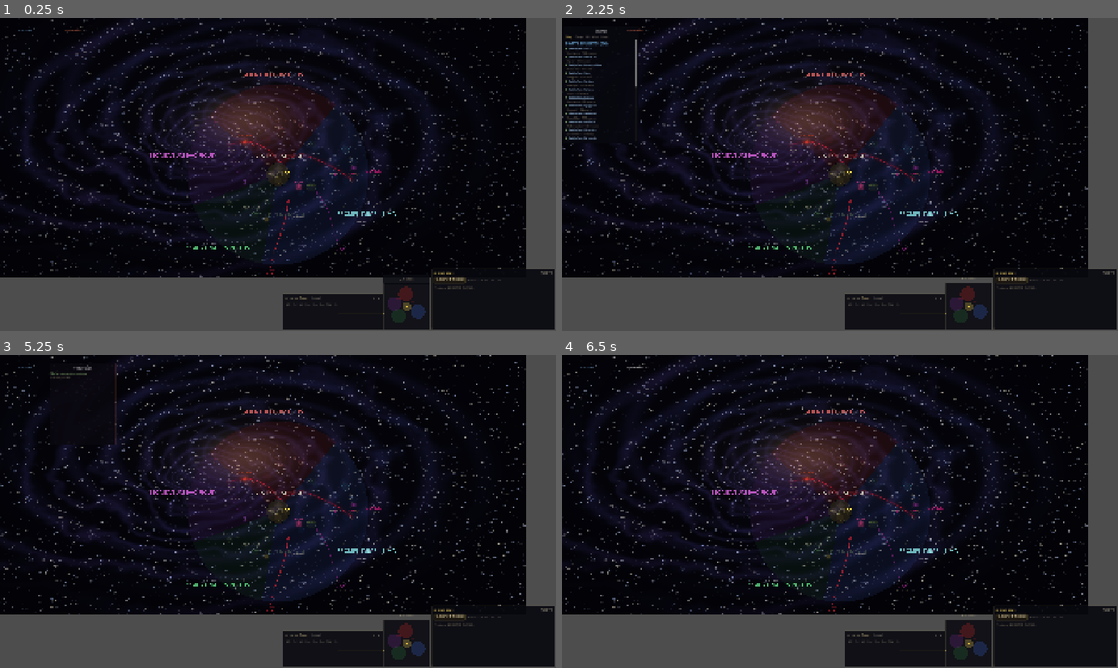
Above: before the commit, frames 1-4 (two rows, left to right).
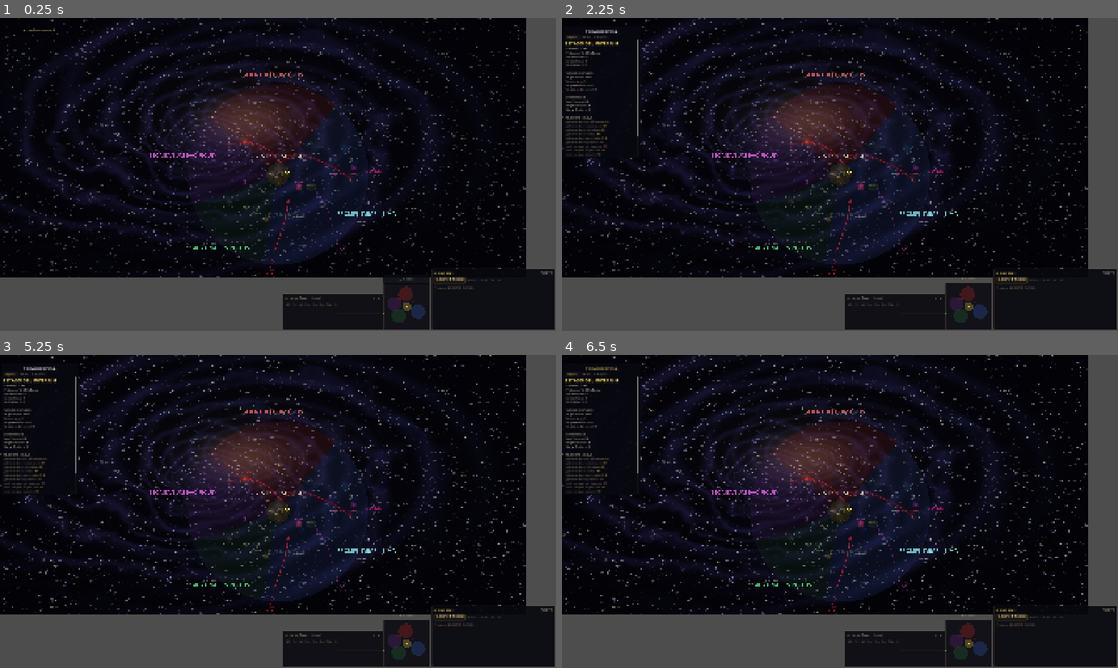
Above: after the commit, the same moments.

Repository: TomiParis/Warhammer-tomi
Game: Godot game, scene res://scenes/galaxy_map.tscn
Same seed, same stepped clock (60 frames per second), same inputs: the game is played once before the commit and once after it.
Inputs (mouse positions are in pixels of both pictures, inside the frame that each line leads up to):
- Up to frame 1 (0.25 s): no input
- Up to frame 2 (2.25 s): click "► FILTROS" at 0.5 s; click "▼ FILTROS" at 1.25 s; click (589, 30) at 2 s, where only the run before the commit has a clickable "► FLOTAS"
- Up to frame 3 (5.25 s): click (38, 367) at 2.75 s, where only the run before the commit has a clickable "▼ FLOTAS"; click (38, 367) at 3.5 s, where only the run after the commit has a clickable "► COMANDO IMPERIAL"; click (38, 367) at 4.25 s, where only the run after the commit has a clickable "▼ COMANDO IMPERIAL"; click (72, 367) at 5 s, where only the run before the commit has a clickable "► CAMPAÑAS"
- Up to frame 4 (6.5 s): click (645, 367) at 5.75 s, where only the run before the commit has a clickable "▼ CAMPAÑAS"

The runs differ from the first frame. In frame 1, less than 0.1% of the frame differs, in the area x 3-15%, y 3-5%; in frame 2, 1.0%; in frame 3, 1.3%, in the area x 0-21%, y 2-45%; in frame 4, 1.1%.

Commit message:
Panel de Comando Imperial unificado con pestañas tipo navegador
Nuevo CommandPanel reemplaza fleet_list_panel y campaign_list_panel:
- Pestañas: [Imperio] [Flotas] [Campañas]
- Imperio: planetas, población, amenazas, regimientos, capítulos,
  gobernanza, relaciones entre facciones
- Flotas: Battlefleets, transporte, en tránsito, enemigas, navegantes
- Campañas: lista de campañas activas con frente visual, moral,
  suministros, click → navega al planeta + abre detalle

Badge "► COMANDO IMPERIAL [N⚔]" muestra campañas activas
Pestañas con borde inferior coloreado (dorado/azul/rojo)
Se refresca automáticamente cada turno
Paneles viejos ocultados (no eliminados, por si se necesitan)

Co-Authored-By: Claude Opus 4.6 (1M context) <noreply@anthropic.com>

Diff:
--- a/scenes/galaxy_map.tscn
+++ b/scenes/galaxy_map.tscn
@@ -16,6 +16,7 @@
 [ext_resource type="Script" uid="uid://bqrswuapey76q" path="res://scripts/ui/fleet_list_panel.gd" id="14"]
 [ext_resource type="Script" path="res://scripts/ui/campaign_panel.gd" id="15"]
 [ext_resource type="Script" path="res://scripts/ui/campaign_list_panel.gd" id="16"]
+[ext_resource type="Script" path="res://scripts/ui/command_panel.gd" id="17"]
 
 [sub_resource type="ShaderMaterial" id="ShaderMaterial_star"]
 shader = ExtResource("3")
@@ -150,6 +151,7 @@
 script = ExtResource("12")
 
 [node name="FleetListPanel" type="PanelContainer" parent="UILayer" unique_id=1713968794]
+visible = false
 offset_left = 5.0
 offset_top = 30.0
 offset_right = 170.0
@@ -169,8 +171,16 @@
 script = ExtResource("15")
 
 [node name="CampaignListPanel" type="PanelContainer" parent="UILayer"]
+visible = false
 offset_left = 170.0
 offset_top = 30.0
 offset_right = 335.0
 offset_bottom = 55.0
 script = ExtResource("16")
+
+[node name="CommandPanel" type="PanelContainer" parent="UILayer"]
+offset_left = 5.0
+offset_top = 30.0
+offset_right = 270.0
+offset_bottom = 55.0
+script = ExtResource("17")
--- /dev/null
+++ b/scripts/ui/command_panel.gd
@@ -0,0 +1,374 @@
+## command_panel.gd - Panel principal con pestañas tipo navegador
+## Pestañas: Imperio | Flotas | Campañas (expandible con nuevas funciones)
+## Reemplaza fleet_list_panel y campaign_list_panel separados
+extends PanelContainer
+
+var _content: RichTextLabel = null
+var _tabs_container: HBoxContainer = null
+var _scroll_container: ScrollContainer = null
+var _toggle_btn: Button = null
+var _minimized: bool = true
+var _active_tab: String = "imperio"
+
+# Referencia al panel de detalle que se abre al hacer click
+# (campaign_panel, chapter_panel, etc.)
+
+func _ready() -> void:
+	mouse_filter = Control.MOUSE_FILTER_STOP
+
+	# Posición: izquierda, debajo del breadcrumb
+	anchor_left = 0.0
+	anchor_top = 0.0
+	offset_left = 5.0
+	offset_top = 30.0
+	custom_minimum_size = Vector2(260, 0)
+
+	_update_style()
+
+	var main_vbox: VBoxContainer = VBoxContainer.new()
+	main_vbox.add_theme_constant_override("separation", 0)
+	add_child(main_vbox)
+
+	# Botón minimizar
+	_toggle_btn = Button.new()
+	_toggle_btn.text = "► COMANDO IMPERIAL"
+	_toggle_btn.flat = true
+	_toggle_btn.add_theme_color_override("font_color", Color(0.75, 0.65, 0.35))
+	_toggle_btn.add_theme_font_size_override("font_size", 10)
+	_toggle_btn.pressed.connect(_on_toggle)
+	main_vbox.add_child(_toggle_btn)
+
+	# Pestañas
+	_tabs_container = HBoxContainer.new()
+	_tabs_container.visible = false
+	_tabs_container.add_theme_constant_override("separation", 0)
+	main_vbox.add_child(_tabs_container)
+
+	var tabs: Array = [
+		["imperio", "Imperio", Color(0.75, 0.65, 0.3)],
+		["flotas", "Flotas", Color(0.4, 0.55, 0.7)],
+		["campanas", "Campañas", Color(0.7, 0.35, 0.25)],
+	]
+	for tab: Array in tabs:
+		var btn: Button = Button.new()
+		btn.text = str(tab[1])
+		btn.add_theme_font_size_override("font_size", 9)
+		btn.add_theme_color_override("font_color", Color(0.45, 0.42, 0.38))
+		var tab_style: StyleBoxFlat = StyleBoxFlat.new()
+		tab_style.bg_color = Color(0.06, 0.05, 0.08, 0.6)
+		tab_style.content_margin_left = 8.0
+		tab_style.content_margin_right = 8.0
+		tab_style.content_margin_top = 3.0
+		tab_style.content_margin_bottom = 3.0
+		btn.add_theme_stylebox_override("normal", tab_style)
+		var captured: String = str(tab[0])
+		btn.pressed.connect(func() -> void: _switch_tab(captured))
+		_tabs_container.add_child(btn)
+
+	# Contenido scrolleable
+	_scroll_container = ScrollContainer.new()
+	_scroll_container.visible = false
+	_scroll_container.custom_minimum_size = Vector2(250, 400)
+	main_vbox.add_child(_scroll_container)
+
+	_content = RichTextLabel.new()
+	_content.bbcode_enabled = true
+	_content.fit_content = true
+	_content.scroll_active = false
+	_content.size_flags_horizontal = Control.SIZE_EXPAND_FILL
+	_content.add_theme_color_override("default_color", Color(0.6, 0.58, 0.5))
+	_content.add_theme_font_size_override("normal_font_size", 10)
+	_content.meta_clicked.connect(_on_click)
+	_scroll_container.add_child(_content)
+
+	call_deferred("_connect_signals")
+
+func _connect_signals() -> void:
+	var ts: Node = get_node_or_null("/root/TurnSystem")
+	if ts and ts.has_signal("turno_completado"):
+		ts.turno_completado.connect(func(_r: Dictionary) -> void:
+			_update_badge()
+			if not _minimized:
+				_refresh()
+		)
+
+func _on_toggle() -> void:
+	_minimized = not _minimized
+	_scroll_container.visible = not _minimized
+	_tabs_container.visible = not _minimized
+	_toggle_btn.text = "▼ COMANDO IMPERIAL" if not _minimized else "► COMANDO IMPERIAL"
+	_update_style()
+	if not _minimized:
+		_refresh()
+
+func _switch_tab(tab: String) -> void:
+	_active_tab = tab
+	_update_tab_colors()
+	_refresh()
+
+func _update_badge() -> void:
+	if not _minimized:
+		return
+	var gd: Node = get_node_or_null("/root/GameData")
+	if gd == null:
+		return
+	var camp_count: int = 0
+	for camp: Dictionary in gd.campaigns:
+		if not bool(camp.get("terminada", false)):
+			camp_count += 1
+	if camp_count > 0:
+		_toggle_btn.text = "► COMANDO IMPERIAL [%d⚔]" % camp_count
+	else:
+		_toggle_btn.text = "► COMANDO IMPERIAL"
+
+func _update_tab_colors() -> void:
+	var tab_keys: Array = ["imperio", "flotas", "campanas"]
+	var tab_colors: Array = [Color(0.75, 0.65, 0.3), Color(0.4, 0.55, 0.7), Color(0.7, 0.35, 0.25)]
+	for i: int in _tabs_container.get_child_count():
+		var btn: Button = _tabs_container.get_child(i) as Button
+		if btn and i < tab_keys.size():
+			var is_active: bool = tab_keys[i] == _active_tab
+			var col: Color = tab_colors[i] if is_active else Color(0.45, 0.42, 0.38)
+			btn.add_theme_color_override("font_color", col)
+			var s: StyleBoxFlat = StyleBoxFlat.new()
+			s.bg_color = Color(0.08, 0.07, 0.10, 0.8) if is_active else Color(0.06, 0.05, 0.08, 0.5)
+			s.content_margin_left = 8.0
+			s.content_margin_right = 8.0
+			s.content_margin_top = 3.0
+			s.content_margin_bottom = 3.0
+			if is_active:
+				s.border_color = col
+				s.border_color.a = 0.4
+				s.border_width_bottom = 2
+			btn.add_theme_stylebox_override("normal", s)
+
+func _update_style() -> void:
+	var style: StyleBoxFlat = StyleBoxFlat.new()
+	if _minimized:
+		style.bg_color = Color(0.0, 0.0, 0.0, 0.0)
+		style.set_content_margin_all(2)
+	else:
+		style.bg_color = Color(0.03, 0.03, 0.06, 0.92)
+		style.border_color = Color(0.5, 0.45, 0.25, 0.2)
+		style.border_width_right = 1
+		style.set_content_margin_all(5)
+	style.set_corner_radius_all(0)
+	add_theme_stylebox_override("panel", style)
+
+# =============================================================================
+# REFRESH
+# =============================================================================
+
+func _refresh() -> void:
+	if _content == null:
+		return
+	_update_tab_colors()
+
+	var gd: Node = get_node_or_null("/root/GameData")
+	if gd == null:
+		_content.text = "[color=#605a4a]Sin datos.[/color]"
+		return
+
+	match _active_tab:
+		"imperio": _content.text = _build_imperio(gd)
+		"flotas": _content.text = _build_flotas(gd)
+		"campanas": _content.text = _build_campanas(gd)
+
+# =============================================================================
+# TAB: IMPERIO
+# =============================================================================
+
+func _build_imperio(gd: Node) -> String:
+	var t: String = ""
+	var planetas: Array = gd.get_all_planets()
+	var total: int = planetas.size()
+	var amenazas: int = 0
+	var baja_lealtad: int = 0
+	var nihilus: int = 0
+	var pop_total: int = 0
+
+	for p: Dictionary in planetas:
+		if p.get("amenaza_actual") != null: amenazas += 1
+		if int(p["lealtad_imperial"]) < 30: baja_lealtad += 1
+		if str(p["lado_grieta"]) == "nihilus": nihilus += 1
+		pop_total += int(p["poblacion"])
+
+	t += "[color=#d9c05a][b]ESTADO DEL IMPERIUM[/b][/color]\n"
+	t += " Planetas: [color=#c8c0b0]%d[/color]\n" % total
+	t += " Población: [color=#c8c0b0]%s[/color]\n" % _fmt_pop(pop_total)
+	t += " Con amenaza: [color=#8c5a5a]%d[/color]\n" % amenazas
+	t += " Lealtad baja: [color=#c09a40]%d[/color]\n" % baja_lealtad
+	t += " En Nihilus: [color=#807a6b]%d[/color]\n" % nihilus
+
+	# Regimientos
+	var mil: Array = gd.military_units
+	var reg_total: int = mil.size()
+	var reg_combat: int = 0
+	var reg_garrison: int = 0
+	for u: Dictionary in mil:
+		if str(u["estado"]) == "combate": reg_combat += 1
+		elif str(u["estado"]) == "guarnicion": reg_garrison += 1
+	t += "\n[color=#999080]FUERZAS MILITARES[/color]\n"
+	t += " Regimientos: [color=#c8c0b0]%d[/color]\n" % reg_total
+	t += " En combate: [color=#8c5a5a]%d[/color]\n" % reg_combat
+	t += " En guarnición: [color=#6b8c5a]%d[/color]\n" % reg_garrison
+
+	# Capítulos
+	t += " Capítulos Astartes: [color=#c8c0b0]%d[/color]\n" % gd.chapters.size()
+
+	# Gobernanza
+	t += "\n[color=#999080]GOBERNANZA[/color]\n"
+	t += " Lord Sectors: [color=#c8c0b0]%d[/color]\n" % gd.lord_sectors.size()
+	t += " Knight Houses: [color=#c8c0b0]%d[/color]\n" % gd.knight_houses.size()
+	t += " Rogue Traders: [color=#c8c0b0]%d[/color]\n" % gd.rogue_traders.size()
+
+	# Relaciones (resumen)
+	var rels: Dictionary = gd.faction_relations
+	if not rels.is_empty():
+		t += "\n[color=#999080]RELACIONES CLAVE[/color]\n"
+		for key: String in rels:
+			var val: int = int(rels[key])
+			var rc: String = "6b8c5a" if val >= 60 else ("c09a40" if val >= 40 else "8c5a5a")
+			t += " [color=#605a4a]%s:[/color] [color=#%s]%d[/color]\n" % [key, rc, val]
+
+	return t
+
+# =============================================================================
+# TAB: FLOTAS
+# =============================================================================
+
+func _build_flotas(gd: Node) -> String:
+	var t: String = ""
+	var fl: Dictionary = gd.fleet_data
+	if fl.is_empty():
+		return "[color=#605a4a]Sin flotas.[/color]"
+
+	# Battlefleets
+	var bfs: Array = fl.get("battlefleets", [])
+	t += "[color=#5a8ab0][b]BATTLEFLEETS (%d)[/b][/color]\n" % bfs.size()
+	for bf_idx: int in bfs.size():
+		var bf: Dictionary = bfs[bf_idx]
+		var estado: String = str(bf["estado"])
+		var ec: String = "6b8c5a"
+		match estado:
+			"desplegada": ec = "c09a40"
+			"combate": ec = "8c5a5a"
+			"reparaciones": ec = "c09a40"
+		var naves: int = int(bf["naves_capital"]) + int(bf["cruceros"]) + int(bf["escoltas"])
+		t += " [color=#%s]●[/color] [url=bf_%d][color=#8aaccc]%s[/color][/url]\n" % [ec, bf_idx, str(bf["nombre"])]
+		t += "   [color=#605a4a]%s • %d naves[/color]\n" % [str(bf["admiral"]).replace("Lord Admiral ", ""), naves]
+
+	# Transporte
+	var trs: Array = fl.get("transport_fleets", [])
+	var avail: int = 0
+	for tr: Dictionary in trs:
+		if str(tr["estado"]) == "disponible": avail += 1
+	t += "\n[color=#807a6b][b]TRANSPORTE[/b][/color]\n"
+	t += " [color=#6b8c5a]%d disponibles[/color] / %d total\n" % [avail, trs.size()]
+
+	# En tránsito
+	var transit: Array = fl.get("fleets_in_transit", [])
+	if not transit.is_empty():
+		t += "\n[color=#c09a40][b]EN EL WARP (%d)[/b][/color]\n" % transit.size()
+		for ft: Dictionary in transit:
+			if bool(ft.get("perdido_warp", false)):
+				t += " [color=#8c5a5a]⚠ %s PERDIDO[/color]\n" % str(ft["nombre"])
+			else:
+				t += " [color=#807a6b]→ %s (%dt)[/color]\n" % [str(ft["nombre"]), int(ft["turnos_restantes"])]
+
+	# Enemigos
+	var efs: Array = fl.get("enemy_fleets", [])
+	var active_e: int = 0
+	for ef: Dictionary in efs:
+		if not bool(ef.get("derrotada", false)): active_e += 1
+	if active_e > 0:
+		t += "\n[color=#8c3a3a][b]⚠ ENEMIGAS (%d)[/b][/color]\n" % active_e
+		for ef: Dictionary in efs:
+			if bool(ef.get("derrotada", false)): continue
+			t += " [color=#cc6a6a]%s[/color] [color=#605a4a]P:%d[/color]\n" % [str(ef["nombre"]), int(ef["poder"])]
+
+	# Navegantes
+	t += "\n[color=#807a6b]Navegantes: %d/%d[/color]\n" % [int(fl.get("navigators_available", 0)), int(fl.get("navigators_total", 0))]
+
+	return t
+
+# =============================================================================
+# TAB: CAMPAÑAS
+# =============================================================================
+
+func _build_campanas(gd: Node) -> String:
+	var t: String = ""
+	var active: int = 0
+
+	for camp: Dictionary in gd.campaigns:
+		if bool(camp.get("terminada", false)):
+			continue
+		active += 1
+
+		var frente: int = int(camp["frente"])
+		var moral: int = int(camp["moral"])
+		var supply: int = int(camp["suministros_semanas"])
+		var fc: String = "6b8c5a" if frente >= 60 else ("c09a40" if frente >= 30 else "8c5a5a")
+
+		var bar_f: int = floori(float(frente) / 10.0)
+		var bar_e: int = 10 - bar_f
+
+		t += "[url=camp_%d][color=#d9c05a]%s[/color][/url]\n" % [int(camp["id"]), str(camp["nombre"])]
+		t += " [color=#807a6b]vs %s • T%d • %s[/color]\n" % [
+			str(camp["enemigo_tipo"]).capitalize(), int(camp["duracion_turnos"]), str(camp["estrategia"]).replace("_", " ")]
+		t += " [color=#8c4a4a]%s[/color][color=#4a6a8c]%s[/color] [color=#%s]%d%%[/color]\n" % [
+			"█".repeat(bar_e), "█".repeat(bar_f), fc, frente]
+		t += " [color=#807a6b]Moral %d • Supply %dsem[/color]\n\n" % [moral, supply]
+
+	if active == 0:
+		t += "[color=#6b8c5a][b]Pax Imperialis[/b][/color]\n"
+		t += "[color=#605a4a]No hay campañas activas.[/color]\n"
+	else:
+		t += "[color=#999080]%d campañas activas[/color]\n" % active
+
+	# Historial
+	var resolved: int = 0
+	for camp: Dictionary in gd.campaigns:
+		if bool(camp.get("terminada", false)):
+			resolved += 1
+	if resolved > 0:
+		t += "[color=#605a4a]%d resueltas[/color]\n" % resolved
+
+	return t
+
+# =============================================================================
+# CLICKS
+# =============================================================================
+
+func _on_click(meta: Variant) -> void:
+	var action: String = str(meta)
+	var gd: Node = get_node_or_null("/root/GameData")
+	if gd == null:
+		return
+
+	if action.begins_with("camp_"):
+		var camp_id: int = int(action.substr(5))
+		for camp: Dictionary in gd.campaigns:
+			if int(camp["id"]) == camp_id:
+				var galaxy_map = get_tree().get_first_node_in_group("galaxy_map")
+				if galaxy_map:
+					var pid: int = int(camp["planeta_id"])
+					if gd.planets_by_id.has(pid):
+						galaxy_map.navigate_to_planet(gd.planets_by_id[pid])
+					if galaxy_map.has_method("_show_campaign"):
+						galaxy_map._show_campaign(camp)
+				break
+
+	elif action.begins_with("bf_"):
+		var bf_idx: int = int(action.substr(3))
+		var bfs: Array = gd.fleet_data.get("battlefleets", [])
+		if bf_idx >= 0 and bf_idx < bfs.size():
+			var galaxy_map = get_tree().get_first_node_in_group("galaxy_map")
+			if galaxy_map and galaxy_map.has_method("_show_fleet"):
+				galaxy_map._show_fleet(bfs[bf_idx])
+
+func _fmt_pop(pop: int) -> String:
+	if pop >= 1_000_000_000_000: return "%.1f billones" % (float(pop) / 1_000_000_000_000.0)
+	elif pop >= 1_000_000_000: return "%.1f mil M" % (float(pop) / 1_000_000_000.0)
+	elif pop >= 1_000_000: return "%.1f M" % (float(pop) / 1_000_000.0)
+	return str(pop)
Not shown: 1 places in scenes/galaxy_map.tscn that only renumber resources
